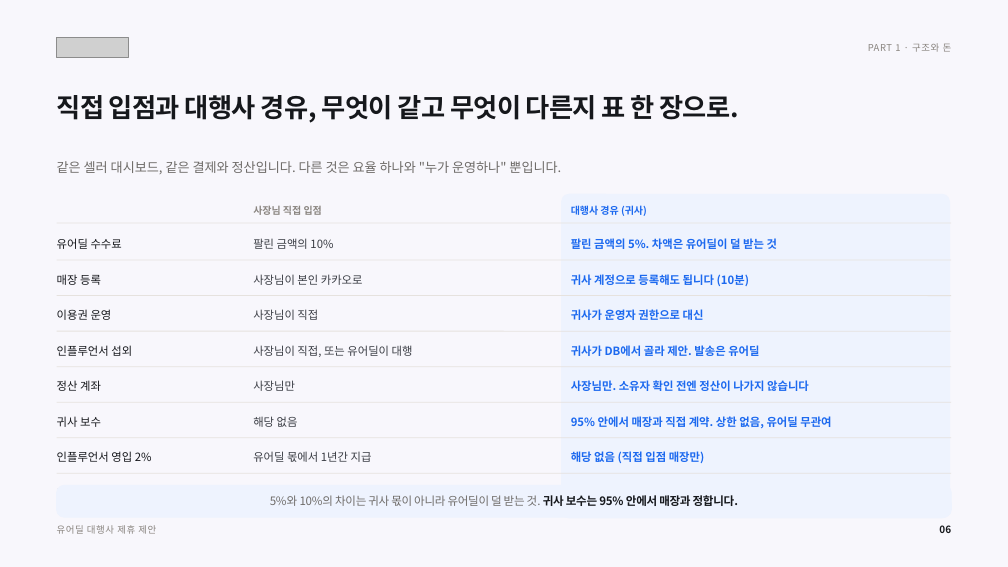
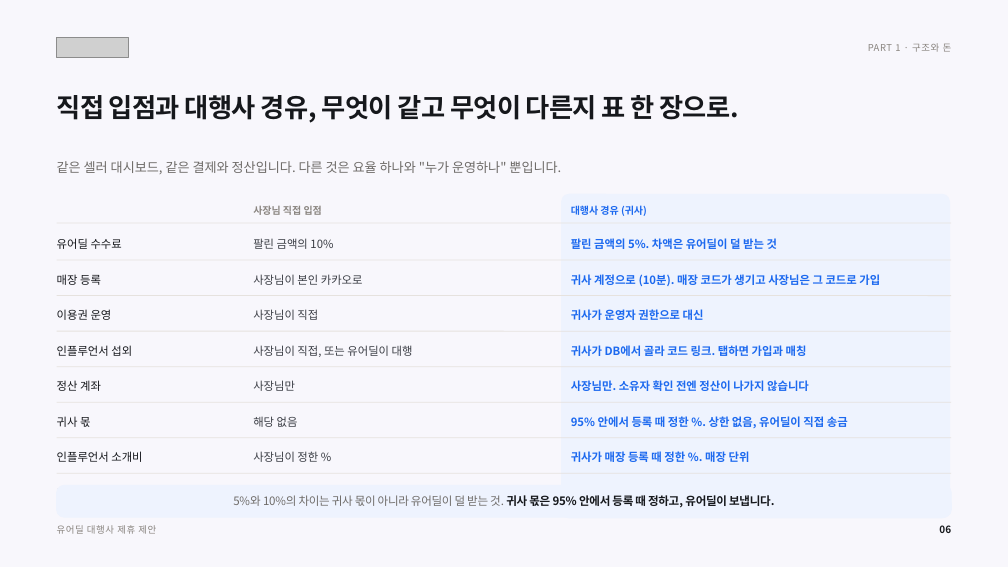
Before and after one commit to tobe2111/ur-live, a slide deck: slide 7 of docs/business/proposals/urdeal-agency-proposal.pptx. Drawn at 1008x567 pixels with LibreOffice and Linux fonts; fonts in the diff are those of the drawing; grey boxes stand for pictures. Boxes give left, top, right and bottom in pixels: in the first picture for what was removed or moved away, otherwise in the second. Text is boxed around its words. In the diff, an @@ line names an element or a change of style, - is before the commit and + after.

```diff
--- a/docs/business/proposals/urdeal-agency-proposal.pptx
+++ b/docs/business/proposals/urdeal-agency-proposal.pptx
@@ text at (571,274,880,286): text changed @@
-귀사 계정으로 등록해도 됩니다 (10분)
+귀사 계정으로 (10분). 매장 코드가 생기고 사장님은 그 코드로 가입
@@ text at (571,345,807,356): text changed @@
-귀사가 DB에서 골라 제안. 발송은 유어딜
+귀사가 DB에서 골라 코드 링크. 탭하면 가입과 매칭
@@ text at (57,416,90,427): text changed @@
-귀사 보수
+귀사 몫
@@ text at (571,414,848,429): text changed @@
-95% 안에서 매장과 직접 계약. 상한 없음, 유어딜 무관여
+95% 안에서 등록 때 정한 %. 상한 없음, 유어딜이 직접 송금
@@ text at (57,451,142,462): text changed @@
-인플루언서 영입 2%
+인플루언서 소개비
@@ text at (253,451,318,462): text changed @@
-유어딜 몫에서 1년간 지급
+사장님이 정한 %
@@ text at (571,450,750,465): text changed @@
-해당 없음 (직접 입점 매장만)
+귀사가 매장 등록 때 정한 %. 매장 단위
@@ text at (233,495,774,508): text changed @@
-5%와 10%의 차이는 귀사 몫이 아니라 유어딜이 덜 받는 것. 귀사 보수는 95% 안에서 매장과 정합니다.
+5%와 10%의 차이는 귀사 몫이 아니라 유어딜이 덜 받는 것. 귀사 몫은 95% 안에서 등록 때 정하고, 유어딜이 보냅니다.
```
Also in this commit, not shown: 20 other slides changed, 11 other files.
